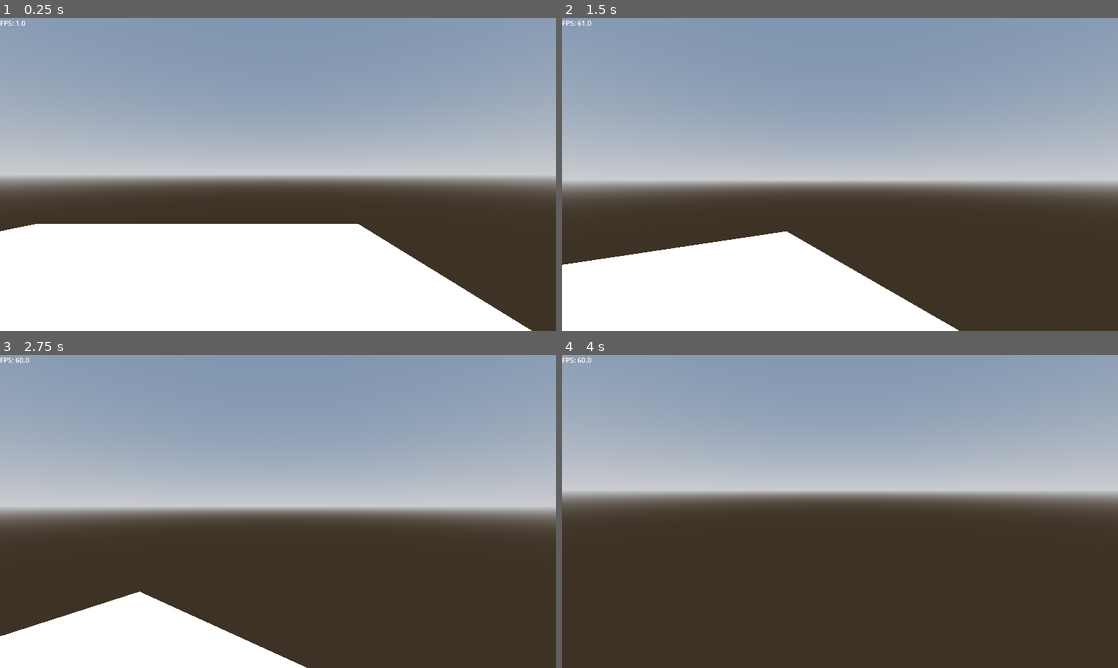
Above: before the commit, frames 1-4 (two rows, left to right).
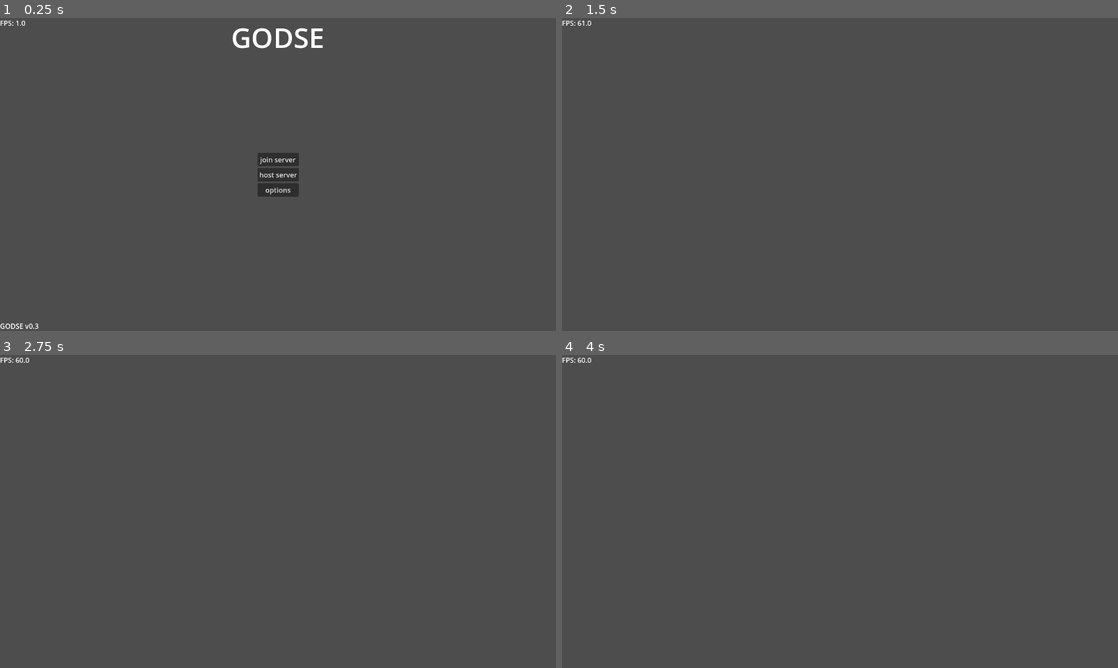
Above: after the commit, the same moments.

Repository: remidu64/GODSE
Game: Godot game, scene res://scenes/State-MainMenuState.tscn
Two runs of this game, one before a commit and one after it. Both use one fixed random seed, a clock stepped at 60 frames per second and the inputs below. Before the commit the project starts from res://scenes/State-PlayState.tscn.
Inputs (mouse positions are in pixels of both pictures, inside the frame that each line leads up to):
- Up to frame 1 (0.25 s): no input
- Up to frame 2 (1.5 s): click (840, 158) at 0.5 s, where only the run after the commit has a clickable "join server"; move the mouse to (867, 174) at 1.27 s; hold W (forward) from 1.28 s (still down)
- Up to frame 3 (2.75 s): keep holding W (forward); tap Space (jump) at 1.52, 2.27 s; move the mouse to (250, 511) at 2.02 s
- Up to frame 4 (4 s): keep holding W (forward); move the mouse to (851, 505) at 2.77 s; tap Enter at 3.5 s; move the mouse to (834, 517) at 3.52 s; tap Space (jump) at 3.77 s

The runs differ from the first frame. In frame 1, 97% of the frame differs, in the area x 0-100%, y 0-100%; in frame 2, 97%; in frame 3, 97%; in frame 4, 97%.

Commit message:
basic networking (hardcoded to localhost for now)

Diff:
--- a/autoload/Autoload-Global.gd
+++ b/autoload/Autoload-Global.gd
@@ -1,4 +1,6 @@
 extends Node
+
+signal play_state_loaded
 
 @onready var DebugLabel: Label = $DebugLabel
 
--- /dev/null
+++ b/autoload/Autoload-Networking.gd
@@ -0,0 +1,21 @@
+extends Node
+
+signal add_player_request(id)
+
+var enetPeer = ENetMultiplayerPeer.new()
+
+const PORT = 19132
+
+func host_server():
+	enetPeer.create_server(PORT)
+	multiplayer.multiplayer_peer = enetPeer
+	multiplayer.peer_connected.connect(add_player)
+	await Global.play_state_loaded
+	add_player(multiplayer.get_unique_id())
+
+func join_server():
+	enetPeer.create_client("localhost", PORT)
+	multiplayer.multiplayer_peer = enetPeer
+
+func add_player(id):
+	add_player_request.emit(id)
--- a/project.godot
+++ b/project.godot
@@ -11,7 +11,7 @@
 [application]
 
 config/name="GODSE"
-run/main_scene="uid://ddb5w80vql1j3"
+run/main_scene="uid://buben8hjsnglk"
 config/features=PackedStringArray("4.4", "Forward Plus")
 config/icon="res://icon.svg"
 
@@ -20,6 +20,7 @@
 GameInfo="*res://autoload/Autoload-GameInfo.gd"
 Global="*res://autoload/Autoload-Global.tscn"
 Options="*res://autoload/Autoload-Options.gd"
+Networking="*res://autoload/Autoload-Networking.gd"
 
 [display]
 
--- /dev/null
+++ b/scenes/State-MainMenuState.tscn
@@ -0,0 +1,67 @@
+[gd_scene load_steps=2 format=3 uid="uid://buben8hjsnglk"]
+
+[ext_resource type="Script" uid="uid://dbmfbddp1u4n0" path="res://scripts/State-MainMenuState.gd" id="1_wag2k"]
+
+[node name="MainMenuState" type="Control"]
+layout_mode = 3
+anchors_preset = 15
+anchor_right = 1.0
+anchor_bottom = 1.0
+grow_horizontal = 2
+grow_vertical = 2
+script = ExtResource("1_wag2k")
+
+[node name="Label" type="Label" parent="."]
+layout_mode = 1
+anchors_preset = 5
+anchor_left = 0.5
+anchor_right = 0.5
+offset_left = -640.0
+offset_right = 640.0
+offset_bottom = 88.0
+grow_horizontal = 2
+theme_override_font_sizes/font_size = 64
+text = "GODSE"
+horizontal_alignment = 1
+vertical_alignment = 1
+
+[node name="versionLabel" type="Label" parent="."]
+layout_mode = 1
+anchors_preset = 2
+anchor_top = 1.0
+anchor_bottom = 1.0
+offset_top = -88.0
+offset_right = 1280.0
+grow_vertical = 0
+theme_override_font_sizes/font_size = 16
+text = "GODSE v%s"
+vertical_alignment = 2
+
+[node name="VBoxContainer" type="VBoxContainer" parent="."]
+layout_mode = 1
+anchors_preset = 8
+anchor_left = 0.5
+anchor_top = 0.5
+anchor_right = 0.5
+anchor_bottom = 0.5
+offset_left = -45.0
+offset_top = -15.5
+offset_right = 45.0
+offset_bottom = 15.5
+grow_horizontal = 2
+grow_vertical = 2
+
+[node name="join" type="Button" parent="VBoxContainer"]
+layout_mode = 2
+text = "join server"
+
+[node name="host" type="Button" parent="VBoxContainer"]
+layout_mode = 2
+text = "host server"
+
+[node name="host2" type="Button" parent="VBoxContainer"]
+layout_mode = 2
+text = "options"
+
+[connection signal="pressed" from="VBoxContainer/join" to="." method="_on_join_pressed"]
+[connection signal="pressed" from="VBoxContainer/host" to="." method="_on_host_pressed"]
--- a/scenes/State-PlayState.tscn
+++ b/scenes/State-PlayState.tscn
@@ -1,7 +1,6 @@
-[gd_scene load_steps=10 format=3 uid="uid://ddb5w80vql1j3"]
+[gd_scene load_steps=9 format=3 uid="uid://ddb5w80vql1j3"]
 
 [ext_resource type="Script" uid="uid://lheyoskvfp31" path="res://scripts/State-PlayState.gd" id="1_ta74y"]
-[ext_resource type="PackedScene" uid="uid://2t0235x02uih" path="res://scenes/entities/Entity-Player.tscn" id="2_i356m"]
 
 [sub_resource type="ProceduralSkyMaterial" id="ProceduralSkyMaterial_b0ega"]
 sky_horizon_color = Color(0.662243, 0.671743, 0.686743, 1)
@@ -53,5 +52,6 @@
 [node name="CollisionShape3D" type="CollisionShape3D" parent="MeshInstance3D2/StaticBody3D"]
 shape = SubResource("ConvexPolygonShape3D_xq65u")
 
-[node name="Player" parent="." instance=ExtResource("2_i356m")]
-transform = Transform3D(1, 0, 0, 0, 1, 0, 0, 0, 1, 2.50814, 0.305556, 1.33427)
+[node name="MultiplayerSpawner" type="MultiplayerSpawner" parent="."]
+_spawnable_scenes = PackedStringArray("uid://2t0235x02uih")
+spawn_path = NodePath("..")
--- a/scenes/entities/Entity-Player.tscn
+++ b/scenes/entities/Entity-Player.tscn
@@ -7,6 +7,20 @@
 
 [sub_resource type="ConvexPolygonShape3D" id="ConvexPolygonShape3D_g13of"]
 points = PackedVector3Array(-0.125207, -0.532801, -0.480507, 0.0227831, 0.47607, 0.498884, 0.169713, 0.559144, 0.464172 …(924 unchanged characters)…
+
+[sub_resource type="SceneReplicationConfig" id="SceneReplicationConfig_v1vfl"]
+properties/0/path = NodePath(".:position")
+properties/0/spawn = true
+properties/0/replication_mode = 1
+properties/1/path = NodePath(".:rotation")
+properties/1/spawn = true
+properties/1/replication_mode = 1
+properties/2/path = NodePath("Head/Camera:rotation")
+properties/2/spawn = true
+properties/2/replication_mode = 1
+properties/3/path = NodePath("Head:rotation")
+properties/3/spawn = true
+properties/3/replication_mode = 1
 
 [node name="Player" type="CharacterBody3D"]
 script = ExtResource("1_g13of")
@@ -23,9 +37,11 @@
 transform = Transform3D(1, 0, 0, 0, 1, 0, 0, 0, 1, 0, 1.5, 0)
 
 [node name="Camera" type="Camera3D" parent="Head"]
-current = true
 
 [node name="OptionsHud" type="CanvasLayer" parent="."]
 visible = false
 
 [node name="OptionsMenu" parent="OptionsHud" instance=ExtResource("2_v1vfl")]
+
+[node name="MultiplayerSynchronizer" type="MultiplayerSynchronizer" parent="."]
+replication_config = SubResource("SceneReplicationConfig_v1vfl")
--- /dev/null
+++ b/scripts/State-MainMenuState.gd
@@ -0,0 +1,18 @@
+extends Control
+
+@onready var versionLabel: Label = $versionLabel
+
+# Called when the node enters the scene tree for the first time.
+func _ready() -> void:
+	await get_tree().create_timer(0.1).timeout
+	versionLabel.text = "GODSE v%s" % GameInfo.gameVersion
+
+
+func _on_join_pressed() -> void:
+	Networking.join_server()
+	get_tree().change_scene_to_file("res://scenes/State-PlayState.tscn")
+
+
+func _on_host_pressed() -> void:
+	Networking.host_server()
+	get_tree().change_scene_to_file("res://scenes/State-PlayState.tscn")
--- a/scripts/State-PlayState.gd
+++ b/scripts/State-PlayState.gd
@@ -1,9 +1,21 @@
 extends Node3D
+
+const Player = preload("res://scenes/entities/Entity-Player.tscn")
 
 @onready var SunLight: DirectionalLight3D = $DirectionalLight3D
 
 func _ready():
+	Networking.add_player_request.connect(add_player)
 	Options.changed.connect(toggle_shadows)
+
+	Global.play_state_loaded.emit()
+
+	toggle_shadows()
+
+func add_player(id):
+	var newPlayer = Player.instantiate()
+	newPlayer.name = str(id)
+	add_child(newPlayer)
 
 func toggle_shadows():
 	SunLight.shadow_enabled = Options.shadows
--- a/scripts/entities/Entity-Player.gd
+++ b/scripts/entities/Entity-Player.gd
@@ -14,17 +14,30 @@
 const SUB_STATE_OPTIONS_MENU = preload("res://scenes/substates/SubState-OptionsMenu.tscn")
 # built in godot functions
 
+func _enter_tree() -> void:
+	set_multiplayer_authority(str(name).to_int())
+
 func _ready():
+	if not is_multiplayer_authority():
+		return
+
 	Input.set_mouse_mode(Input.MOUSE_MODE_CAPTURED)
 	Options.changed.connect(reload_options)
+	camera.current = true
 
 func _unhandled_input(event: InputEvent) -> void:
+	if not is_multiplayer_authority():
+		return
+
 	if event is InputEventMouseMotion:
 		head.rotate_y(deg_to_rad(-event.relative.x * Options.sensitivity))
 		camera.rotate_x(deg_to_rad(-event.relative.y * Options.sensitivity))
 		camera.rotation.x = clamp(camera.rotation.x, deg_to_rad(-90), deg_to_rad(90))
 
 func _physics_process(delta: float) -> void:
+	if not is_multiplayer_authority():
+		return
+
 	if Input.is_action_just_pressed("pause"):
 		# might have to rewrite this actually
 		if !inOptions:
Not shown, added: autoload/Autoload-Networking.gd.uid
Not shown: 1 places in scenes/entities/Entity-Player.tscn that only renumber resources
Not shown, added: scripts/State-MainMenuState.gd.uid
